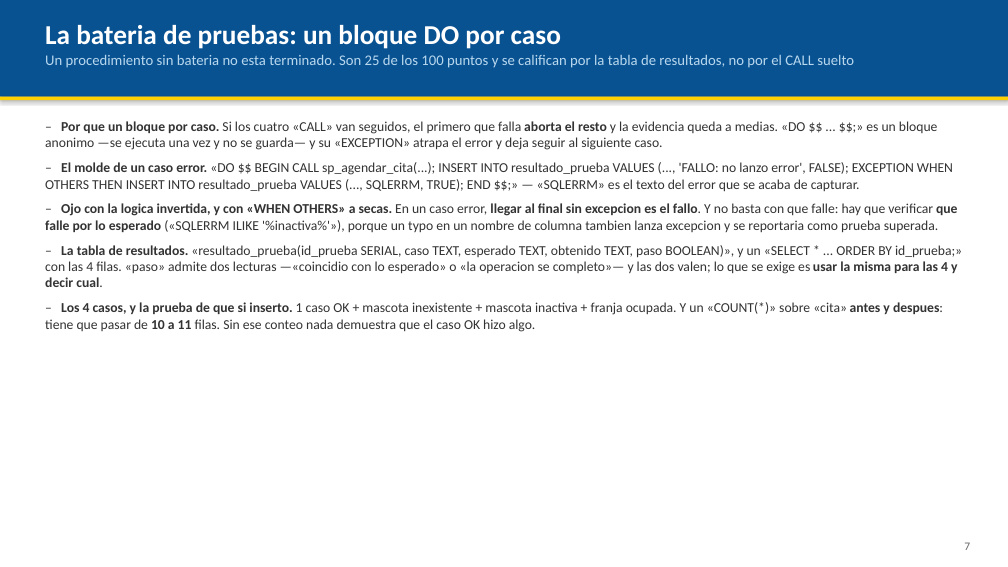
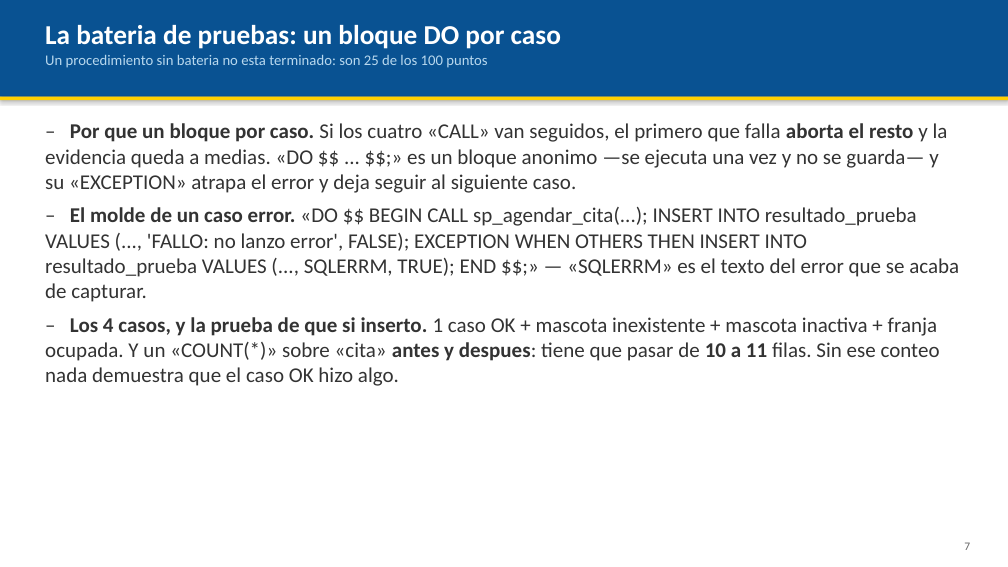
Before and after one commit to AndresDFX/UNIAJ, a slide deck: slide 7 of Bases de Datos II/Clases/Clase 3 - Procedimientos almacenados/Presentacion.pptx. Drawn at 1008x567 pixels with LibreOffice and Linux fonts; fonts in the diff are those of the drawing. Boxes give left, top, right and bottom in pixels: in the first picture for what was removed or moved away, otherwise in the second. Text is boxed around its words. In the diff, an @@ line names an element or a change of style, - is before the commit and + after.

```diff
--- a/Bases de Datos II/Clases/Clase 3 - Procedimientos almacenados/Presentacion.pptx
+++ b/Bases de Datos II/Clases/Clase 3 - Procedimientos almacenados/Presentacion.pptx
@@ text at box(45, 55, 487, 68): text changed @@
-Un procedimiento sin bateria no esta terminado. Son 25 de los 100 puntos y se califican por la tabla de resultados, no por el CALL suelto
+Un procedimiento sin bateria no esta terminado: son 25 de los 100 puntos
@@ text "– Por que un bloque ..." at box(45, 123, 959, 386): size 13 to 20 pt @@
@@ text at box(45, 203, 962, 287): paragraphs removed @@
-– Ojo con la logica invertida, y con «WHEN OTHERS» a secas. En un caso error, llegar al final sin excepcion es el fallo. Y no basta con que falle: hay que verificar que falle por lo esperado («SQLERRM ILIKE '%inactiva%'»), porque un typo en un nombre de columna tambien lanza excepcion y se reportaria como prueba superada.
-– La tabla de resultados. «resultado_prueba(id_prueba SERIAL, caso TEXT, esperado TEXT, obtenido TEXT, paso BOOLEAN)», y un «SELECT * ... ORDER BY id_prueba;» con las 4 filas. «paso» admite dos lecturas —«coincidio con lo esperado» o «la operacion se completo»— y las dos valen; lo que se exige es usar la misma para las 4 y decir cual.
```
Also in this commit, not shown: 13 other slides changed, 1 slide added, 4 other files.
